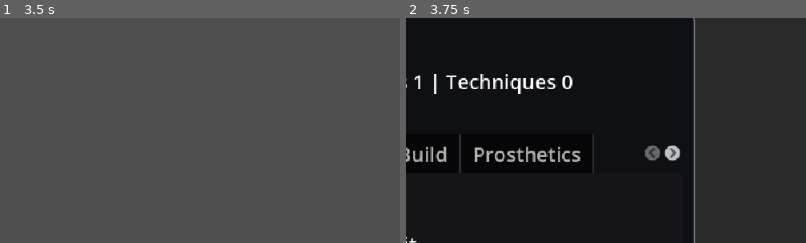
Above: before the commit, frames 1-2 (left to right).
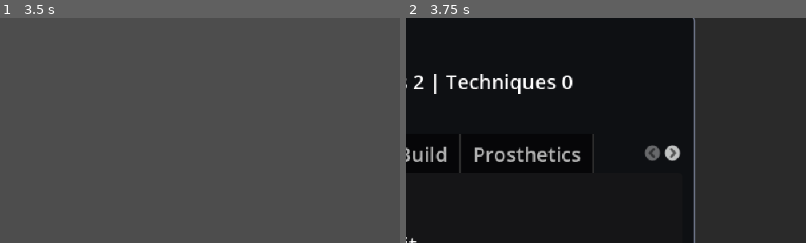
Above: after the commit, the same moments.

Repository: seancl8611/oathbound
Game: Godot game, scene res://Regions/Kagutsuchi/Enemies/Standard/HollowVessel.tscn
Two runs of this game, one before a commit and one after it. Both use one fixed random seed, a clock stepped at 60 frames per second and the inputs below. This scene is started directly instead of the project's main scene. Sound files missing from this copy of the repository are replaced by a short silence.
Inputs (mouse positions are % of the whole screen's width and height, from its top left):
- Up to frame 1 (3.5 s): tap Enter at 0.5, 2 s; move the mouse to (72, 45) at 0.52 s; press the mouse at (72, 45) at 0.53 s; hold D (right) 0.53-1.28 s; tap Space (dash) at 1.25, 1.35, 2.75 s; move the mouse to (30, 55) at 1.27 s; release the mouse at (30, 55) at 1.28 s; hold S (down) 1.28-2.03 s; move the mouse to (60, 28) at 2.02 s; hold D (right) 2.03-2.78 s; tap E (execute_finisher) at 2.1 s; move the mouse to (45, 70) at 2.77 s; hold W (up) from 2.78 s (still down); right-click (45, 70) at 2.85 s
- Up to frame 2 (3.75 s): tap Enter at 3.5 s; move the mouse to (80, 65) at 3.52 s; release W (up) at 3.53 s; hold A (left) from 3.53 s (still down); hold ` (playtest_lab_toggle) from 3.53 s (still down)
The pictures show only the part of the screen within x 47-97%, y 4-54%; the shares and areas given below are measured in that part.

Frame 1 is identical in both runs. In frame 2, 0.1% of the frame differs, in the area x 2-5%, y 25-32%.

Commit message:
fix: wire Hollow Vessel to Spillborn source pressure

Diff:
--- a/game/oathbound/Regions/Kagutsuchi/Enemies/Standard/HollowVessel.tscn
+++ b/game/oathbound/Regions/Kagutsuchi/Enemies/Standard/HollowVessel.tscn
@@ -1,8 +1,9 @@
-[gd_scene load_steps=6 format=3 uid="uid://bsvoqw8u0ifun"]
+[gd_scene load_steps=7 format=3 uid="uid://bsvoqw8u0ifun"]
 
 [ext_resource type="Script" path="res://Regions/Kagutsuchi/Enemies/Standard/HollowVessel.gd" id="1_pakt6"]
 [ext_resource type="PackedScene" uid="uid://xy3cvpwdy828" path="res://Utility/hurt_box.tscn" id="2_vtrjr"]
 [ext_resource type="Texture2D" uid="uid://c7poj351xa6xy" path="res://Textures/Enemy/corruptedden/corruptedden.png" id="3_3rb1h"]
+[ext_resource type="PackedScene" path="res://Regions/Kagutsuchi/Enemies/Summons/Spillborn.tscn" id="4_spill"]
 
 [sub_resource type="CircleShape2D" id="CircleShape2D_jyfeg"]
 radius = 32.249
@@ -12,23 +13,7 @@
 
 [node name="hollow_vessel" type="CharacterBody2D" groups=["enemy"]]
 script = ExtResource("1_pakt6")
-max_hp = null
-start_active = null
-counts_as_enemy_for_room_clear = null
-spawn_interval = null
-max_active_spawns = null
-spawn_radius_min = null
-spawn_radius_max = null
-spawn_attempts = null
-auto_aggro_spawned_shades = null
-spawn_parent_path = null
-experience_on_death = null
-gold_drop_min = null
-gold_drop_max = null
-hit_flash_color = null
-idle_pulse_enabled = null
-idle_pulse_speed = null
-idle_pulse_strength = null
+hollow_scene = ExtResource("4_spill")
 
 [node name="Sprite2D" type="Sprite2D" parent="."]
 position = Vector2(-8.22544e-06, 7.62939e-06)
